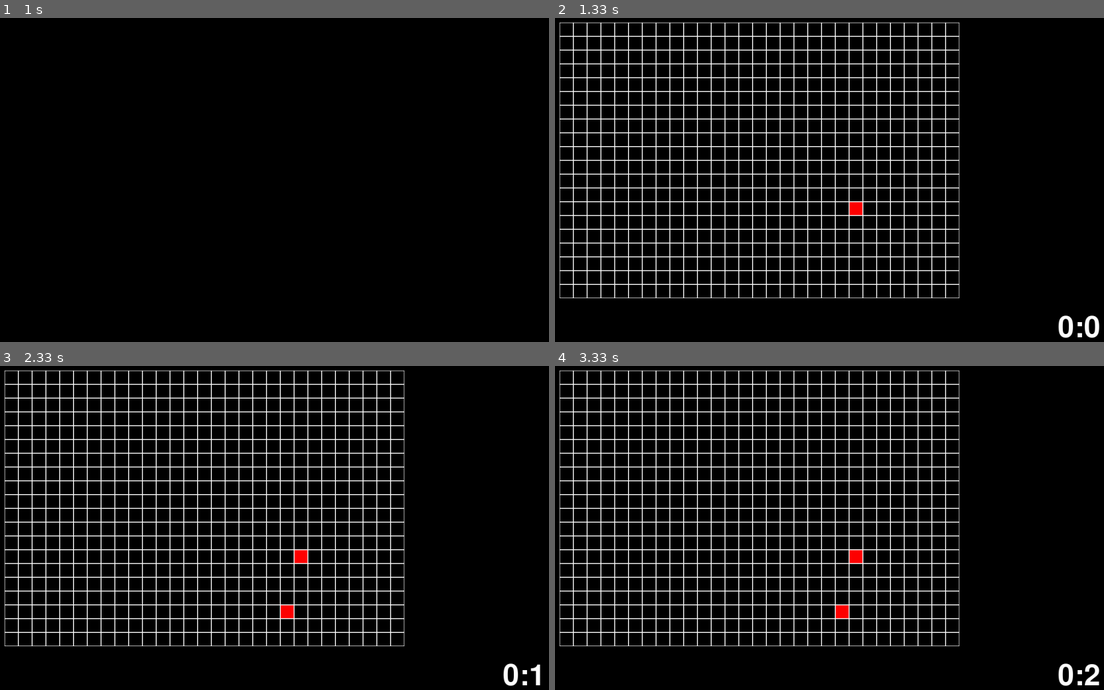
Above: before the commit, frames 1-4 (two rows, left to right).
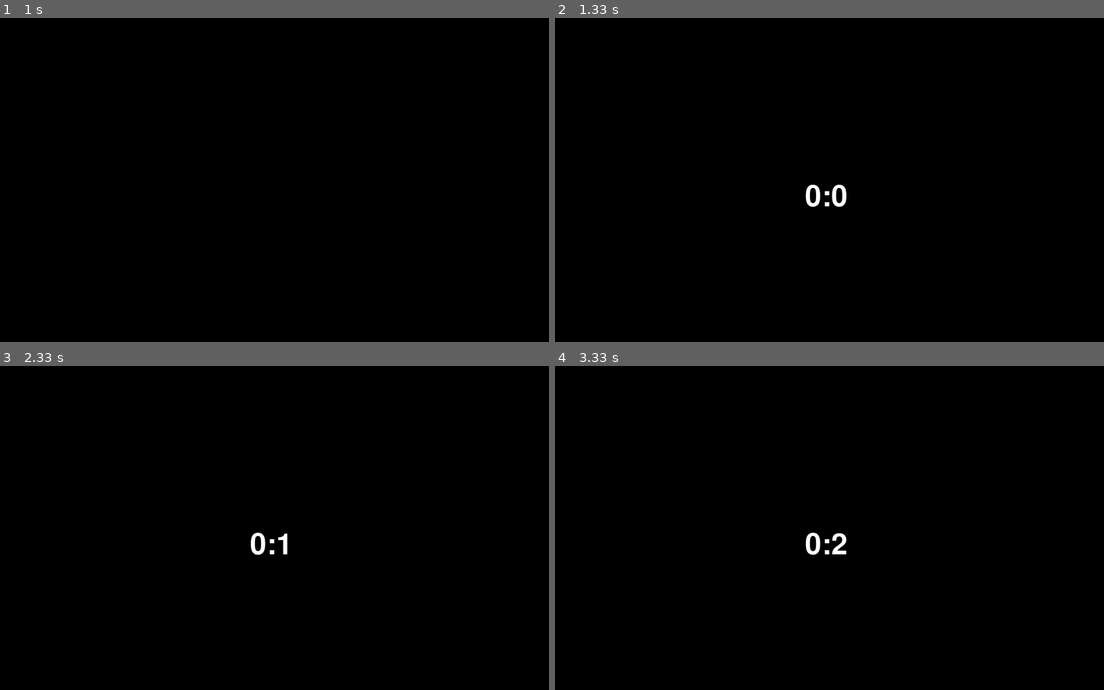
Above: after the commit, the same moments.

Repository: Alicccce/project_pygame
Game: pygame game, started from main.py
Same seed, same stepped clock (60 frames per second), same inputs: the game is played once before the commit and once after it.
Inputs (mouse positions are in pixels of both pictures, inside the frame that each line leads up to):
- Up to frame 1 (1 s): click (296, 209) at 0.88 s
- Up to frame 2 (1.33 s): no input
- Up to frame 3 (2.33 s): click (285, 605) at 1.85 s
- Up to frame 4 (3.33 s): no input

Frame 1 is identical in both runs. In frame 2, 13% of the frame differs, in the area x 0-100%, y 1-99%; in frame 3, 13%; in frame 4, 13%.

Commit message:
просто таймер с надписями

Diff:
--- a/main.py
+++ b/main.py
@@ -49,14 +49,29 @@
             pygame.draw.rect(screen, BLACK, (self.left + self.cell_size * x2, self.top + self.cell_size * y2, self.cell_size, self.cell_size))
             self.board[y2][x2] = 0
 
-
     def get_click(self, mouse_pos):
         self.get_cell(mouse_pos)
 
 
+class Button:
+    def __init__(self, x, y, width, height, color, text=''):
+        self.x, self.y = x, y
+        self.width = width
+        self.height = height
+        self.color = color
+        self.text = text
+
+    def draw(self, win):
+        pygame.draw.rect(win, self.color, (self.x, self.y, self.width, self.height))
+        if self.text != '':
+            font = pygame.font.SysFont('comicsans', 20)
+            text = font.render(self.text, 1, (0,0,0))
+            win.blit(text, (self.x + (self.width/2 - text.get_width()/2), self.y + (self.height/2 - text.get_height()/2)))
+
+
 if __name__ == '__main__':
     pygame.init()
-    board = Board(29, 20)
+    #board = Board(29, 20)
     running = True
     size = wid, heigh = 1300, 750
     screen = pygame.display.set_mode(size)
@@ -65,10 +80,11 @@
     secs, mins, k = 0, 0, 0
     font = pygame.font.Font('freesansbold.ttf', 64)
     text = font.render('{}:{}'.format(mins, secs), True, (255, 255, 255), (0, 0, 0))
-    textRect = text.get_rect(center=(1150, 685))
+    textRect = text.get_rect(center=(600, 400))
     clock = pygame.time.Clock()
 
     while running:
+        #m = True
         clock.tick(1)
         secs += 1
         screen.blit(text, textRect)
@@ -83,15 +99,24 @@
                 text = font.render('{}:{}'.format(mins, secs), True, (255, 255, 255), (0, 0, 0))
         if k == 17:
             tab = pygame.font.SysFont('arial', 50)
-            sc_text = tab.render('Hi', 1, WHITE, BLUE)
-            pos = sc_text.get_rect(center=(1150, 500))
+            sc_text = tab.render('Вы не успели! Попробуете выполнить задание заново?', 1, WHITE, BLUE)
+            pos = sc_text.get_rect(center=(600, 290))
             screen.blit(sc_text, pos)
+
+            button = Button(500, 510, 260, 50, (255, 255, 255), 'не опять, а снова')
+            button.draw(screen)
 
 
         for event in pygame.event.get():
+            button = Button(500, 510, 260, 50, (255, 255, 255), 'не опять, а снова')
             if event.type == pygame.QUIT:
                 running = False
             if event.type == pygame.MOUSEBUTTONDOWN:
-                board.get_click(event.pos)
-        board.render(screen)
+                if button.x <= event.pos[0] <= button.width + button.x and \
+                        button.y <= event.pos[1] <= button.y + button.height:
+                    running = True
+
+            #if event.type == pygame.MOUSEBUTTONDOWN:
+             #   board.get_click(event.pos)
+        #board.render(screen)
         pygame.display.flip()
